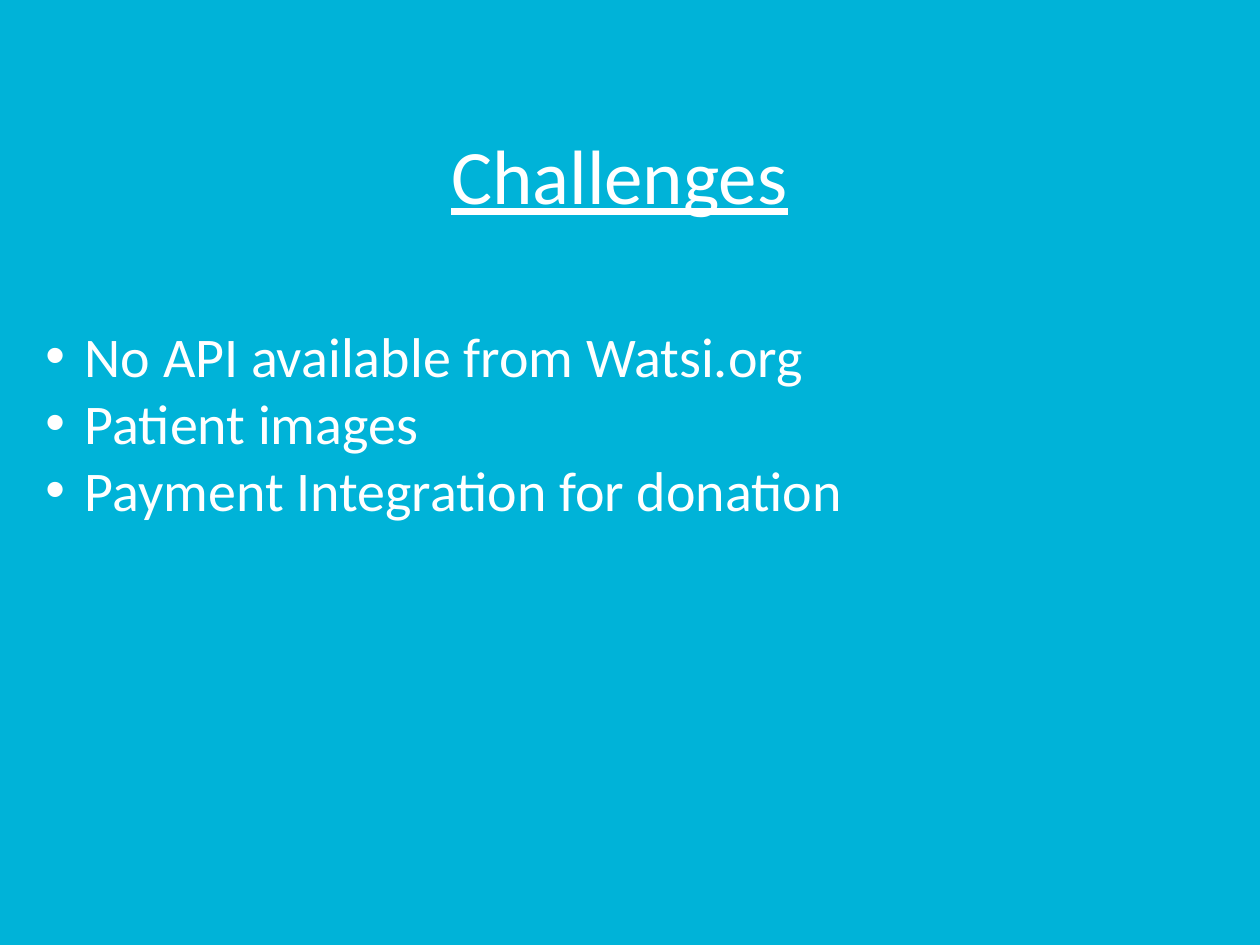
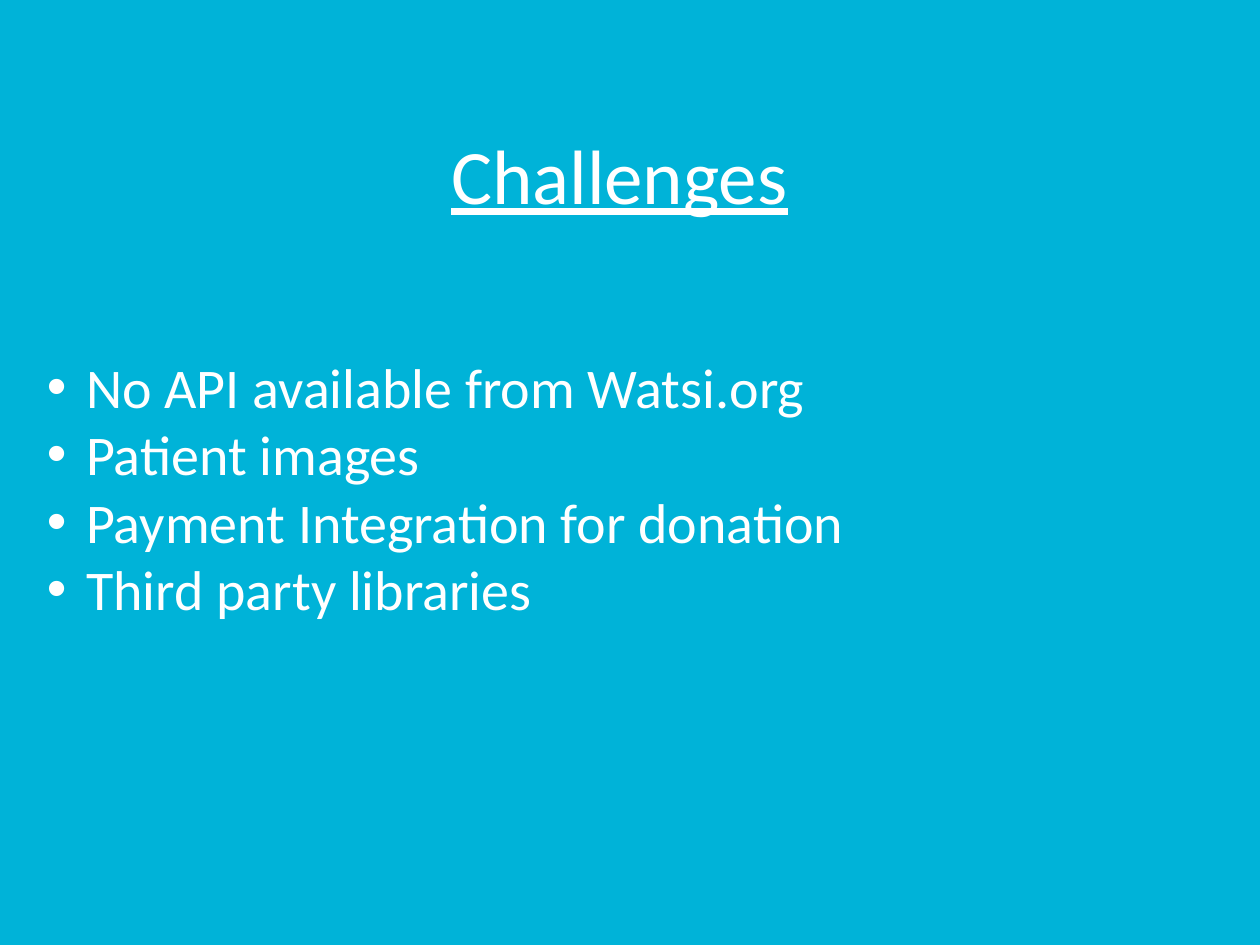
Before and after one commit to rutvijkumarshah/WatsiAndroidApp, a slide deck: slide 6 of docs/groupProject.pptx. Drawn at 1260x945 pixels with LibreOffice and Linux fonts; fonts in the diff are those of the drawing. Boxes give left, top, right and bottom in pixels: in the first picture for what was removed or moved away, otherwise in the second. Text is boxed around its words. In the diff, an @@ line names an element or a change of style, - is before the commit and + after.

```diff
--- a/docs/groupProject.pptx
+++ b/docs/groupProject.pptx
@@ text "No API available from Watsi.org": place and size @@
-text "No API available from Watsi.org" at <box>85,338,842,521</box>
+text "No API available from Watsi.org" at <box>86,369,843,619</box>
@@ text at <box>86,571,531,619</box>: paragraph added @@
+• Third party libraries
```
Also in this commit, not shown: 1 other slide changed.
